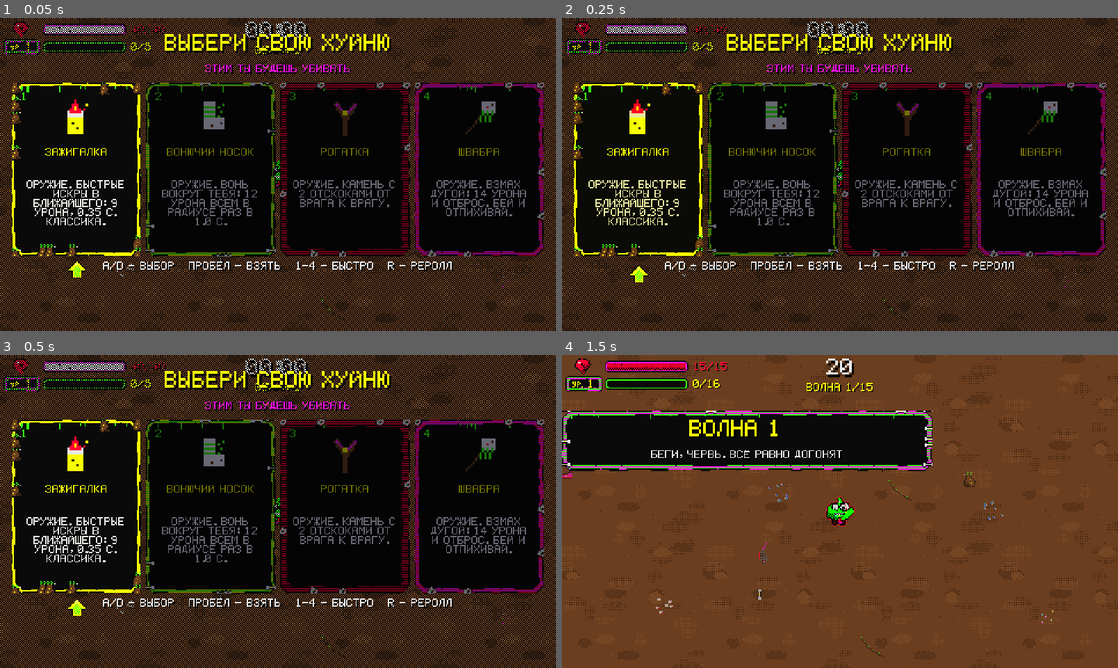
Above: before the commit, frames 1-4 (two rows, left to right).
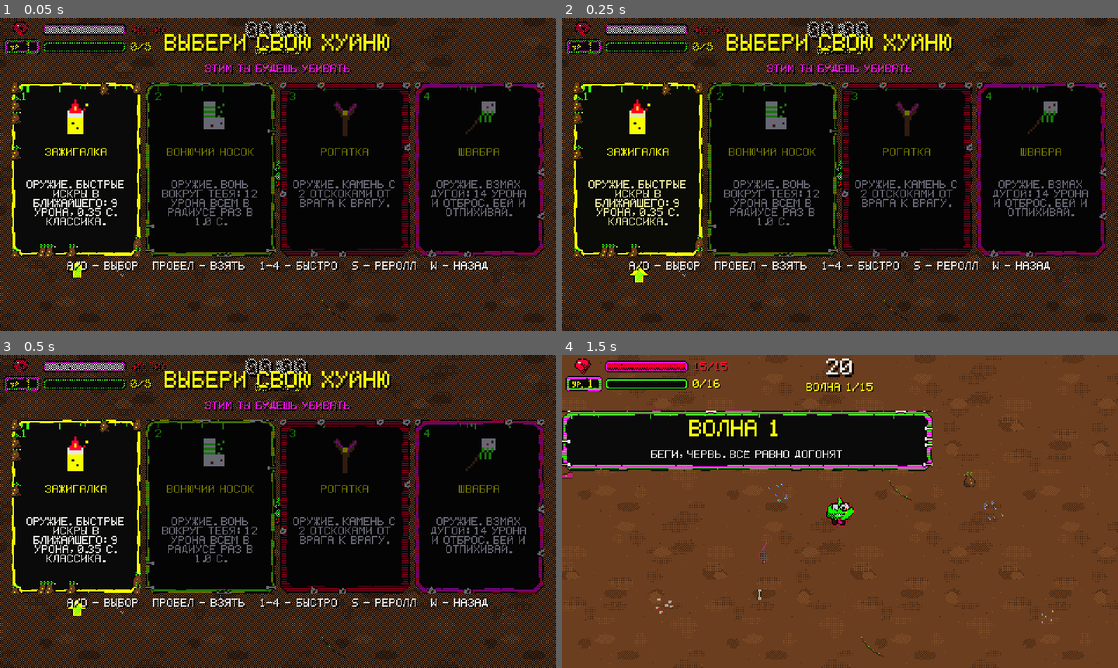
Above: after the commit, the same moments.

Repository: Gepackstuck/Stinky_Dumpster_Survivors
Game: Godot game, scene res://scenes/levels/main.tscn
The game is run twice, just before and just after one commit, with the same random seed, the same clock (stepped at 60 frames per second) and the same inputs.
Inputs (mouse positions are in pixels of both pictures, inside the frame that each line leads up to):
- Up to frame 1 (0.05 s): no input
- Up to frame 2 (0.25 s): no input
- Up to frame 3 (0.5 s): no input
- Up to frame 4 (1.5 s): click "1" at 0.5 s; tap Enter (ui_accept) at 1.25 s; move the mouse to (962, 495) at 1.27 s; hold D (move_right) from 1.28 s (still down); tap R at 1.35 s

The runs differ from the first frame. In frame 1, 1.0% of the frame differs, in the area x 12-88%, y 77-81%; in frame 2, 1.0%; in frame 3, 1.0%; in frame 4, nothing differs.

Commit message:
feat: переход на реролл клавишами S/W
Co-Authored-By: Claude Sonnet 5.5 <noreply@anthropic.com>
Claude-Session: https://claude.ai/code/session_01GvQcLtpmeq9xDjqGAM3qCT

Diff:
--- a/scenes/ui/level_up_screen.tscn
+++ b/scenes/ui/level_up_screen.tscn
@@ -102,7 +102,7 @@
 offset_top = 210.0
 offset_right = 480.0
 offset_bottom = 219.0
-text = "A/D - ВЫБОР   ПРОБЕЛ - ВЗЯТЬ   1-4 - БЫСТРО   R - РЕРОЛЛ"
+text = "A/D - ВЫБОР   ПРОБЕЛ - ВЗЯТЬ   1-4 - БЫСТРО   S - РЕРОЛЛ   W - НАЗАД"
 horizontal_alignment = 1
 theme_override_colors/font_color = Color(0.909804, 0.909804, 0.909804, 1)
 theme_override_colors/font_shadow_color = Color(0, 0, 0, 1)
--- a/scripts/ui/level_up_screen.gd
+++ b/scripts/ui/level_up_screen.gd
@@ -43,6 +43,14 @@
 	if event.is_action_pressed(&"move_right"):
 		get_viewport().set_input_as_handled()
 		_select(_selected + 1)
+		return
+	if event.is_action_pressed(&"move_down") and _reroll_button.visible and not _reroll_button.disabled:
+		get_viewport().set_input_as_handled()
+		_reroll_button.grab_focus()  # S / вниз — на реролл
+		return
+	if event.is_action_pressed(&"move_up"):
+		get_viewport().set_input_as_handled()
+		_select(_selected)  # W / вверх — обратно к карточкам
 		return
 	if event is InputEventKey and event.pressed and not event.echo and (event as InputEventKey).physical_keycode == KEY_R:
 		get_viewport().set_input_as_handled()
@@ -156,7 +164,10 @@
 		return
 	GameState.coins -= _reroll_cost()
 	GameState.reroll_count += 1
-	_show_choices()
+	var keep_focus: bool = _reroll_button.has_focus()
+	_show_choices()
+	if keep_focus and not _reroll_button.disabled:
+		_reroll_button.grab_focus()  # можно крутить реролл подряд
 
 
 func _on_card_chosen(perk_id: StringName) -> void:
